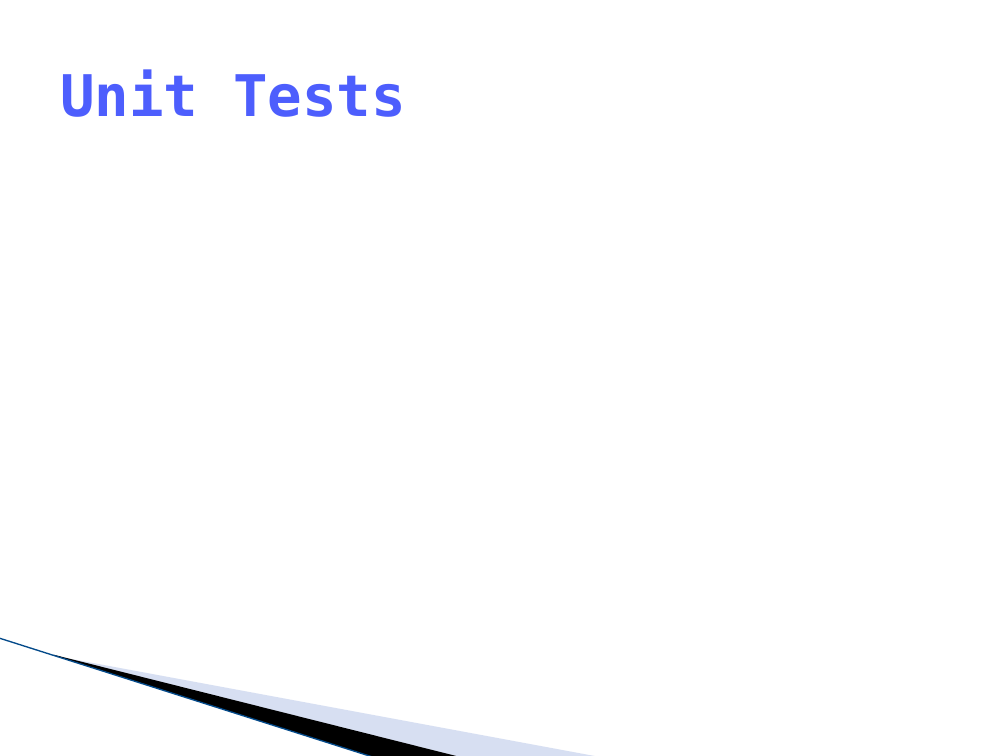
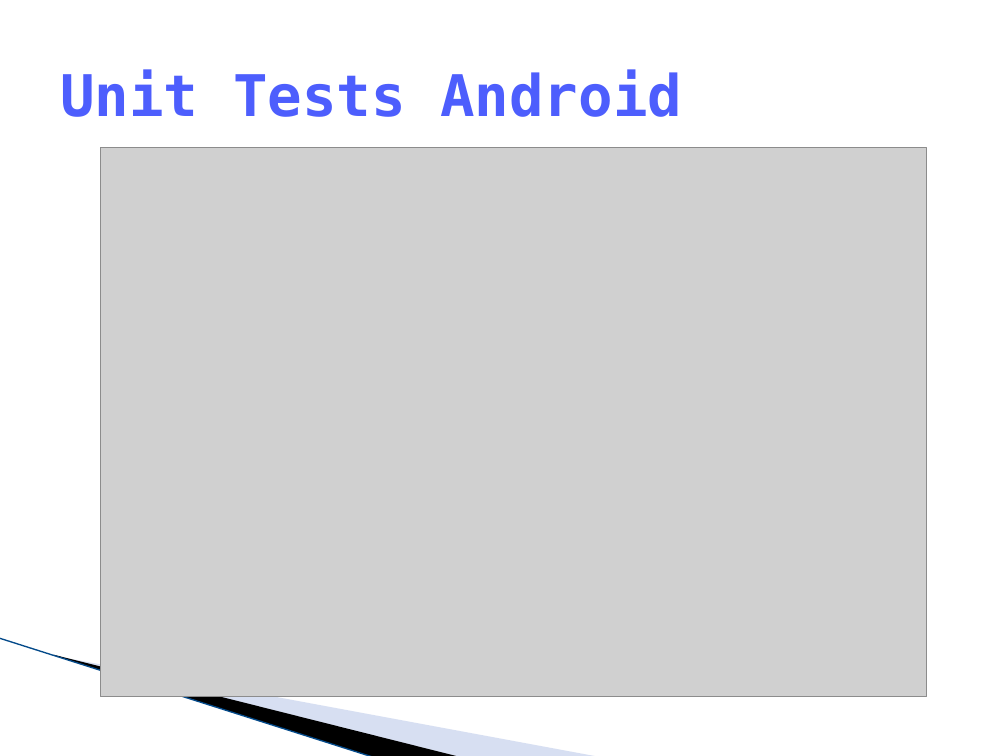
Before and after one commit to lukaselmer/hsr-mrt-software-engineering-2-project, a slide deck: slide 20 of doc/05_Design/praesentation.pptx. Drawn at 1008x756 pixels with LibreOffice and Linux fonts; fonts in the diff are those of the drawing; grey boxes stand for pictures; background and template pictures are left out. Boxes give left, top, right and bottom in pixels: in the first picture for what was removed or moved away, otherwise in the second. Text is boxed around its words. In the diff, an @@ line names an element or a change of style, - is before the commit and + after.

```diff
--- a/doc/05_Design/praesentation.pptx
+++ b/doc/05_Design/praesentation.pptx
@@ title at (60, 69, 682, 117): text changed @@
-Unit Tests
+Unit Tests Android
@@ picture added at (101, 148, 927, 698) @@
```
Also in this commit, not shown: 11 other slides changed, 9 slides added, 1 other file.
